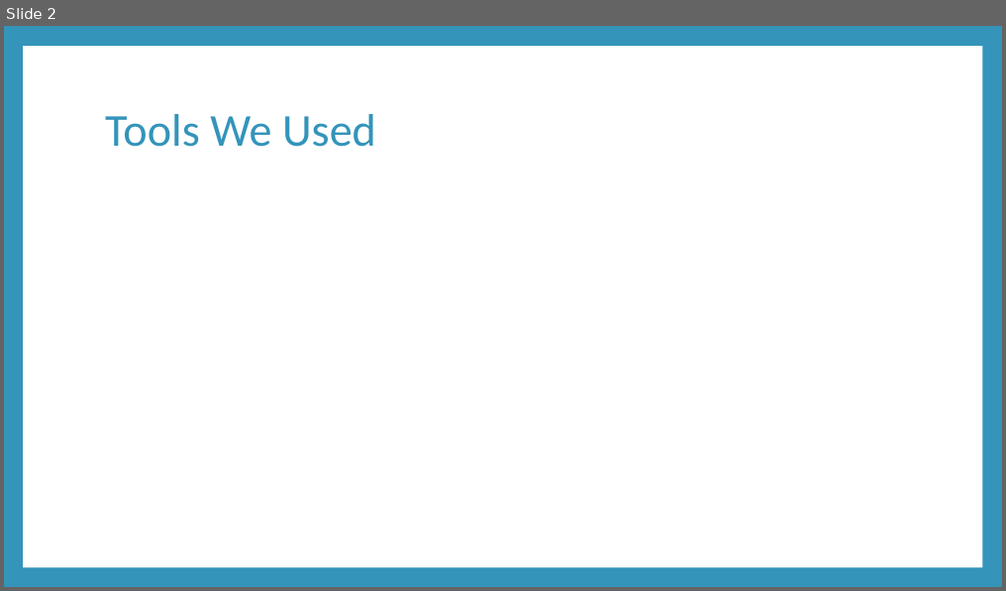
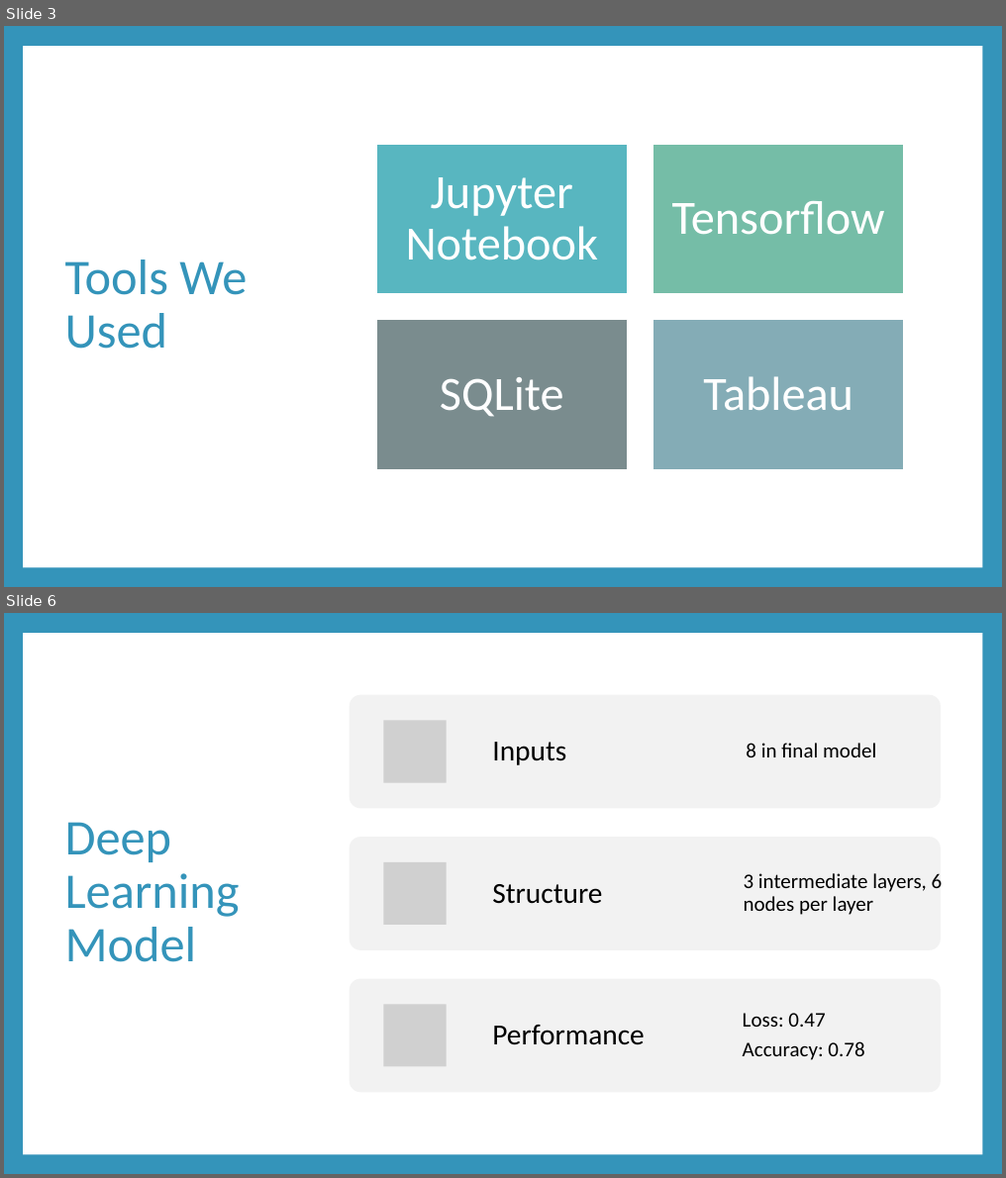
Before and after one commit to petersmyers/Project3byDefault, a slide deck: Project 3 Presentation.pptx. Shown one above the other, each under a label of ours: slide 2 before the commit, slides 3 and 6 after it; the slides between them are not shown. The pictures are 1006x591 and 1006x1178 pixels, drawn with LibreOffice and Linux fonts; fonts in the diff are those of the drawing; grey boxes stand for pictures. Boxes give left, top, right and bottom in pixels: in the first picture for what was removed or moved away, otherwise in the second. Text is boxed around its words. In the diff, an @@ line names an element or a change of style, - is before the commit and + after.

Commit message:
adding updates to ppt presentation. still need tableau link in final slide

```diff
--- a/Project 3 Presentation.pptx
+++ b/Project 3 Presentation.pptx
@@ slide 6 added at (4,613,1002,1174), background #3494BA; not listed: 1 template element that a slide beside it also shows @@
@@ title added at (65,822,240,962), 48 pt, text #3494BA @@
+Deep Learning Model
@@ group added at (350,694,943,1093): 6 texts, 3 rounded rectangles, 3 pictures @@
+Inputs
+8 in final model
+Structure
+3 intermediate layers, 6 nodes per layer
+Performance
+Loss: 0.47
+Accuracy: 0.78
@@ what was slide 2 is now slide 3 @@
@@ slide 3 changed as well @@
@@ title "Tools We Used": place and size @@
-title "Tools We Used" at (105,114,376,147)
+title "Tools We Used" at (65,260,247,349)
@@ title "Tools We Used" at (65,260,247,349): size 44 to 48 pt @@
@@ group added at (376,144,905,471): 4 rectangles, 4 texts @@
+Jupyter Notebook
+Tensorflow
+SQLite
+Tableau
```
Also in this commit, not shown: 4 other slides changed, 3 other slides added, 4 slides removed.
